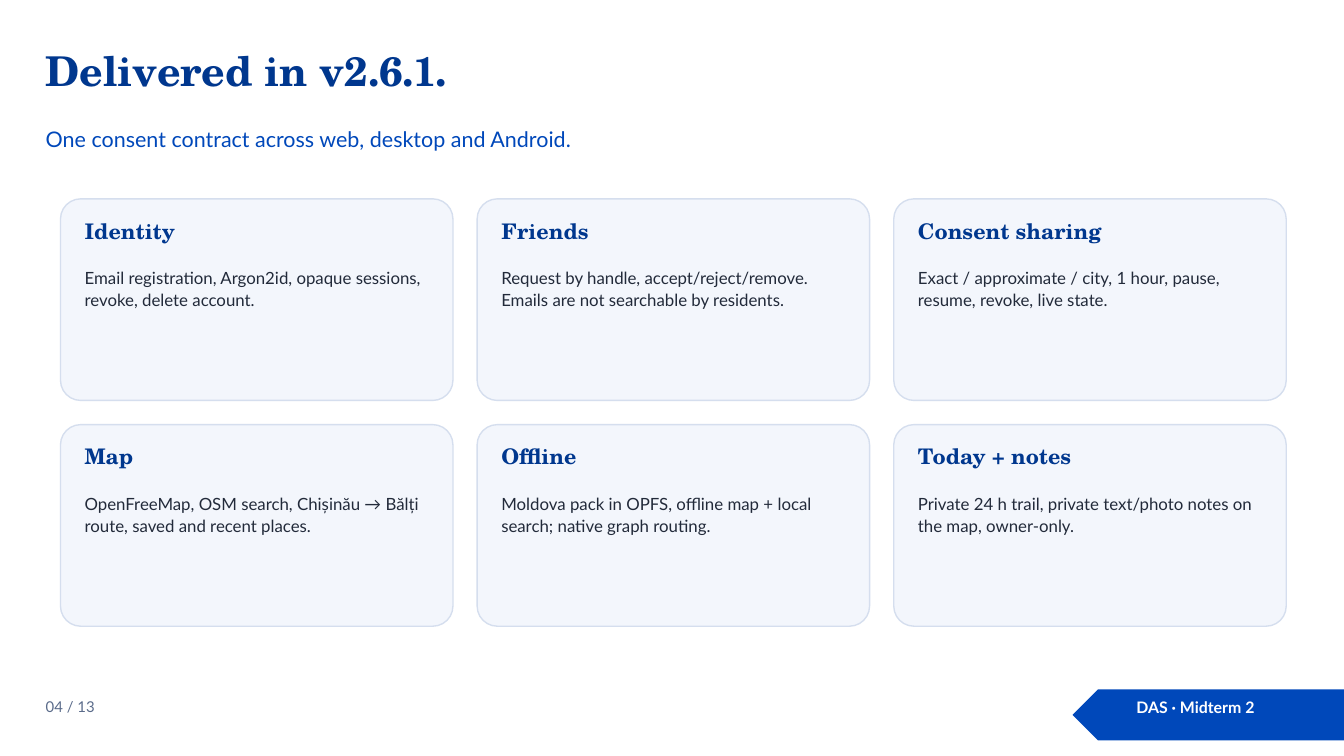
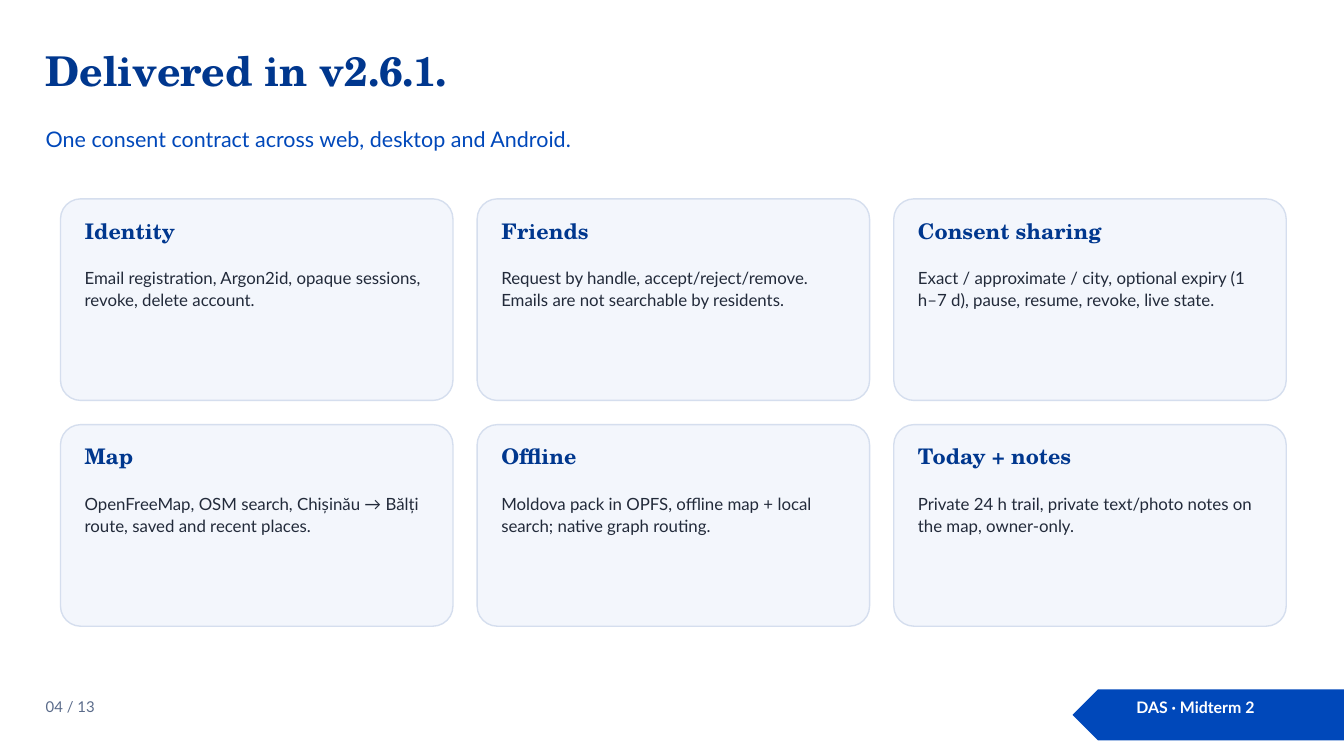
Before and after one commit to Prince-of-Nothing/Pinpoint, a slide deck: slide 4 of docs/midterm2/Pinpoint-DAS.pptx. Drawn at 1344x756 pixels with LibreOffice and Linux fonts; fonts in the diff are those of the drawing. Boxes give left, top, right and bottom in pixels: in the first picture for what was removed or moved away, otherwise in the second. Text is boxed around its words. In the diff, an @@ line names an element or a change of style, - is before the commit and + after.

Commit message:
[FIX] finalize: emergency consent, security headers and native Today (#110)
* [FIX] server: keep paused shares paused during an emergency

* [FIX] security: Secure cookie on HTTPS, HSTS and API headers

* [FIX] native: surface Today errors and keep refreshes independent

* [DOCS] midterm 2: align security, emergency and offline claims

* [DOCS] das: correct route, expiry and security claims

* [DOCS] finalize: refresh report and deck PDFs, changelog

```diff
--- a/docs/midterm2/Pinpoint-DAS.pptx
+++ b/docs/midterm2/Pinpoint-DAS.pptx
@@ text at (x1=918, y1=271, x2=1245, y2=309): text changed @@
-Exact / approximate / city, 1 hour, pause, resume, revoke, live state.
+Exact / approximate / city, optional expiry (1 h–7 d), pause, resume, revoke, live state.
```
Also in this commit, not shown: 6 other slides changed, 15 other files.
